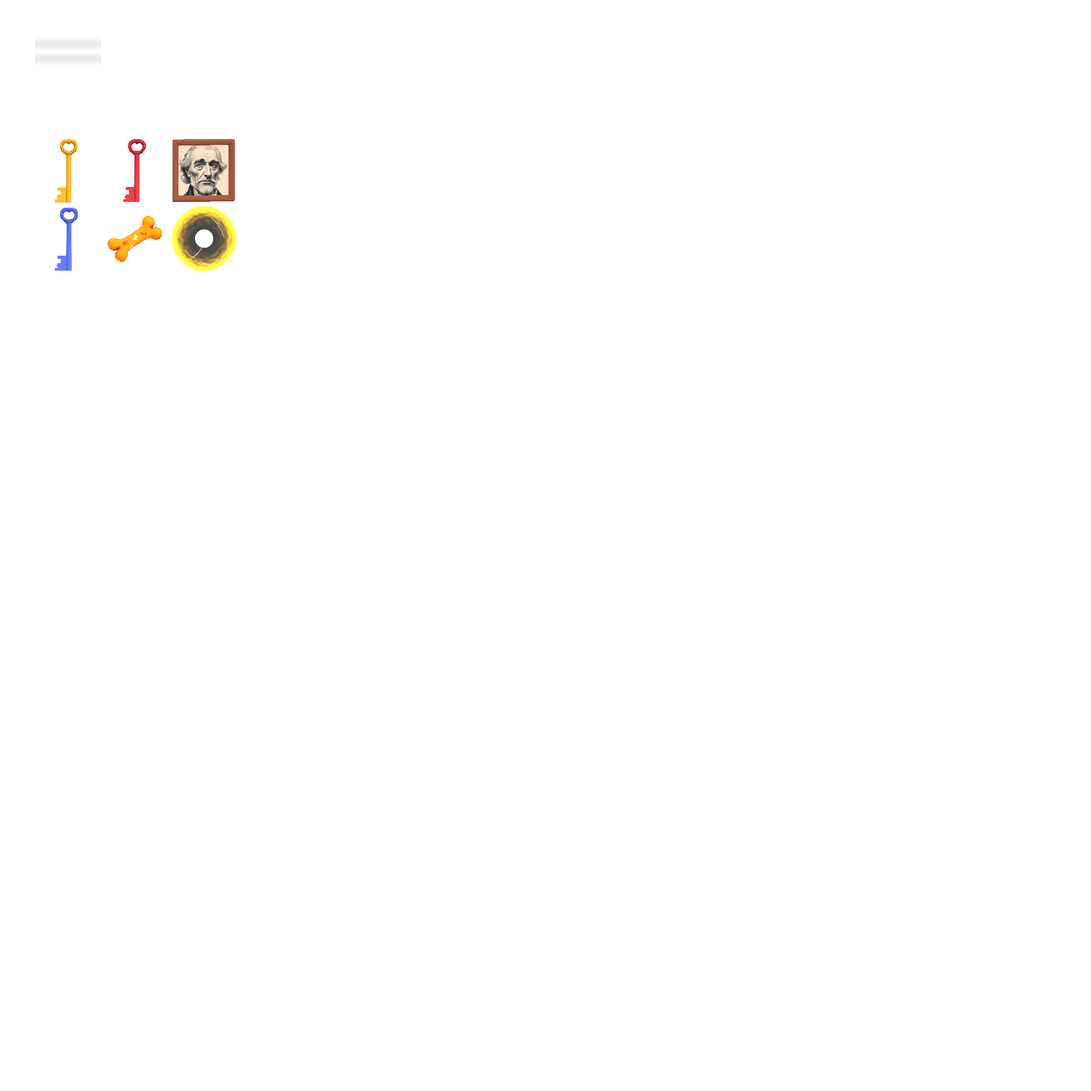
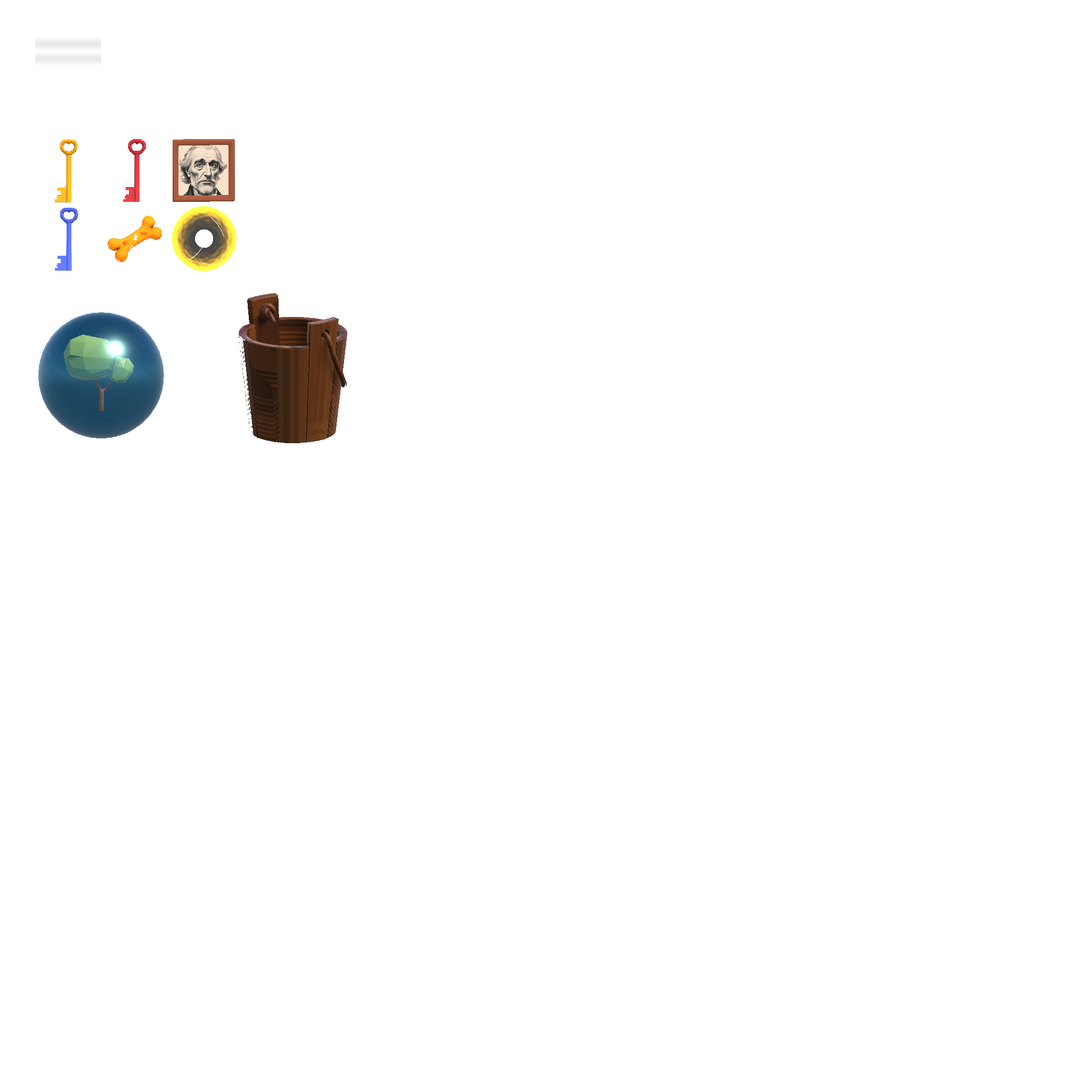
The second 1091px x 1091px image is a revision of the first. Changes to its layers:
added layer "Слой 9" above "Слой 8" over [238, 293, 348, 444]
added layer "Слой 8" above "Слой 7" over [38, 312, 165, 439]
